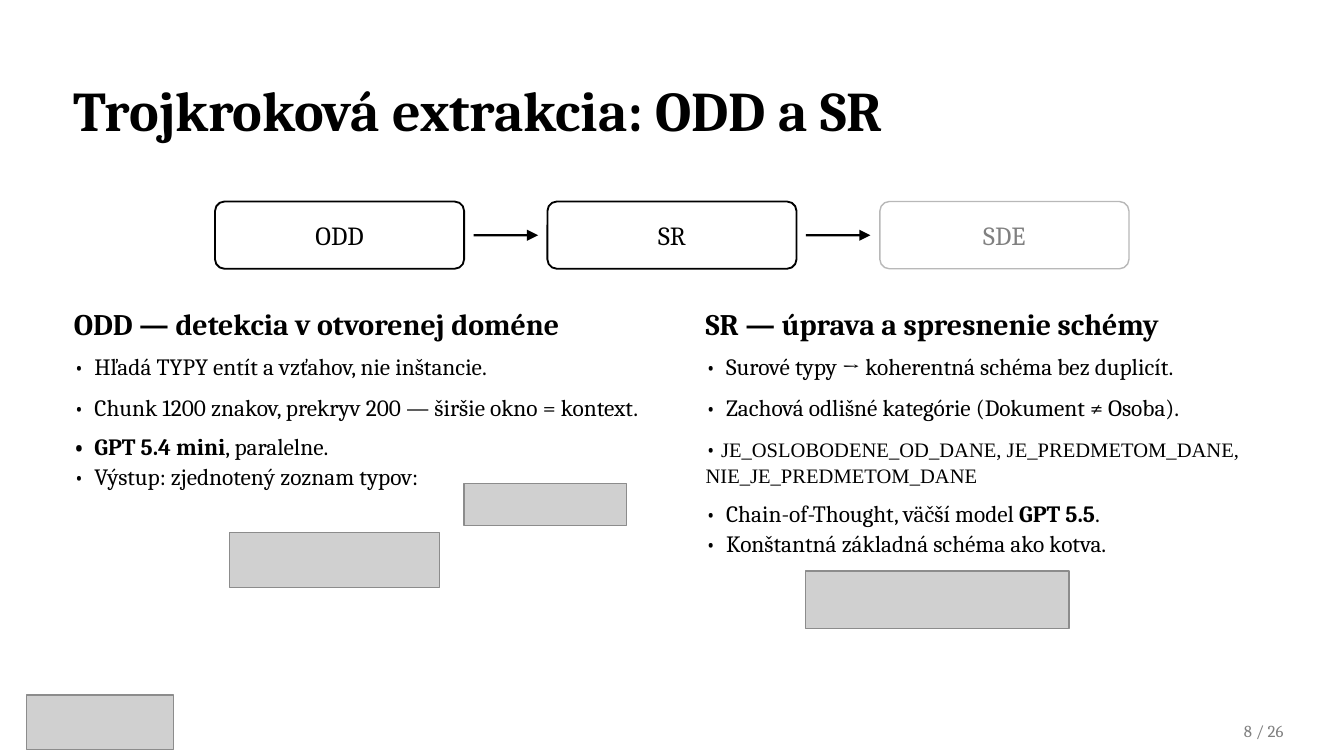
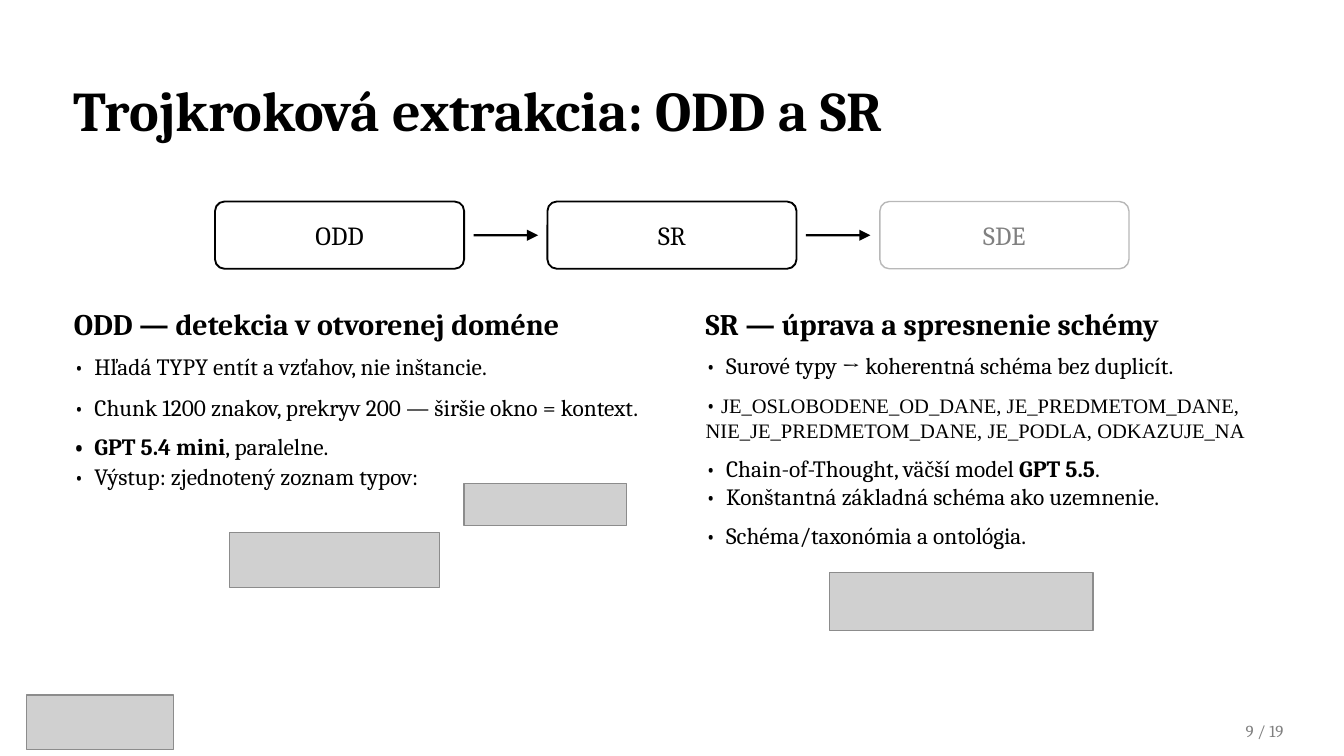
Before and after one commit to samuelbagin1/llm-knowledge-graph, a slide deck: slide 9 of presentations/Tvorba_znalostnych_grafov_obhajoba1.pptx (slide 10 before the commit). Drawn at 1344x756 pixels with LibreOffice and Linux fonts; fonts in the diff are those of the drawing; grey boxes stand for pictures. Boxes give left, top, right and bottom in pixels: in the first picture for what was removed or moved away, otherwise in the second. Text is boxed around its words. In the diff, an @@ line names an element or a change of style, - is before the commit and + after.

```diff
--- a/presentations/Tvorba_znalostnych_grafov_obhajoba1.pptx
+++ b/presentations/Tvorba_znalostnych_grafov_obhajoba1.pptx
@@ text at [706,399,1244,441]: text changed @@
-• Zachová odlišné kategórie (Dokument ≠ Osoba).
-• JE_OSLOBODENE_OD_DANE, JE_PREDMETOM_DANE, NIE_JE_PREDMETOM_DANE
+• JE_OSLOBODENE_OD_DANE, JE_PREDMETOM_DANE, NIE_JE_PREDMETOM_DANE, JE_PODLA, ODKAZUJE_NA
@@ text at [726,488,1159,549]: text changed @@
-• Konštantná základná schéma ako kotva.
+• Konštantná základná schéma ako uzemnenie.
+• Schéma/taxonómia a ontológia.
@@ picture: place and size @@
-picture at [805,571,1068,629]
+picture at [829,573,1093,630]
@@ text at [1246,726,1283,737]: text changed @@
-8 / 26
+9 / 19
```
Also in this commit, not shown: 20 other slides changed, 5 slides removed, 7 other files.
